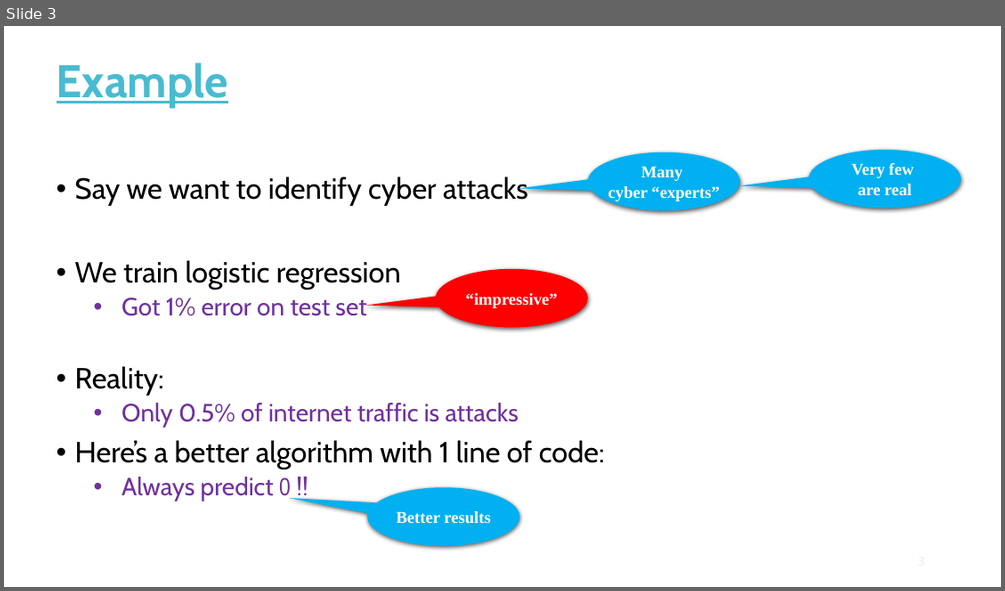
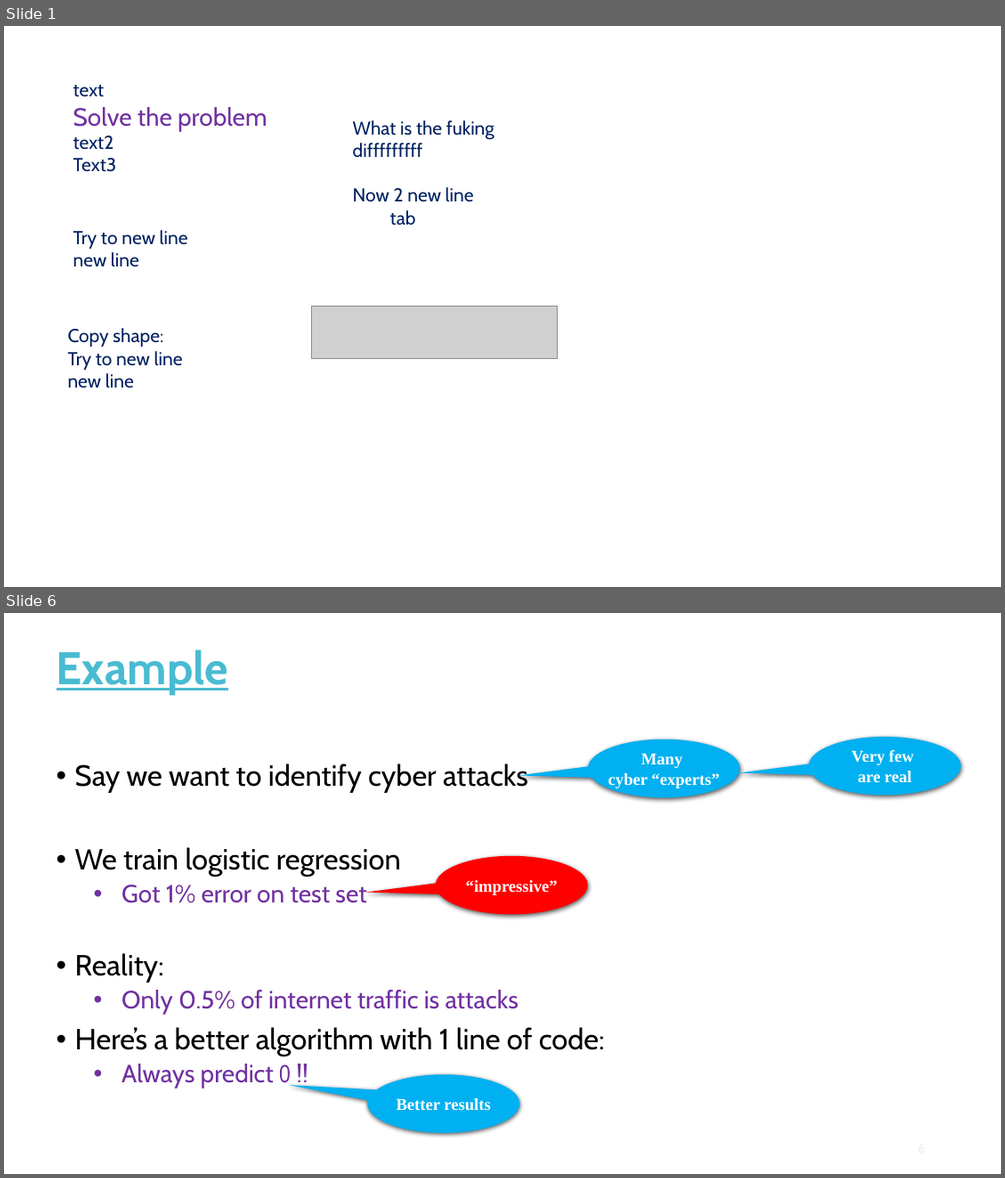
Before and after one commit to moran-abitbul/PreFix, a slide deck: server/uploads/Chapter6.pptx. Shown one above the other, each under a label of ours: slide 3 before the commit, slides 1 and 6 after it; the slides between them are not shown. The pictures are 1005x591 and 1005x1178 pixels, drawn with LibreOffice and Linux fonts; fonts in the diff are those of the drawing; grey boxes stand for pictures. Boxes give left, top, right and bottom in pixels: in the first picture for what was removed or moved away, otherwise in the second. Text is boxed around its words. In the diff, an @@ line names an element or a change of style, - is before the commit and + after.

Commit message:
update get color text

```diff
--- a/server/uploads/Chapter6.pptx
+++ b/server/uploads/Chapter6.pptx
@@ slide 1 added at (4,26,1001,587), background #FFFFFF @@
@@ text added at (73,85,267,172), 24 pt, text #7030A0 @@
+text
+Solve the problem
+text2
+Text3
@@ text added at (353,120,494,225), 18 pt, text #002060 @@
+What is the fuking difffffffff
+Now 2 new line
+tab
@@ text added at (73,230,188,267), 18 pt, text #002060 @@
+Try to new line
+new line
@@ picture added at (311,305,558,358) @@
@@ text added at (68,328,183,388), 18 pt, text #002060 @@
+Copy shape:
+Try to new line
+new line
@@ what was slide 3 is now slide 6 @@
```
Also in this commit, not shown: 2 slides changed, 2 other slides added, 8 other files.
